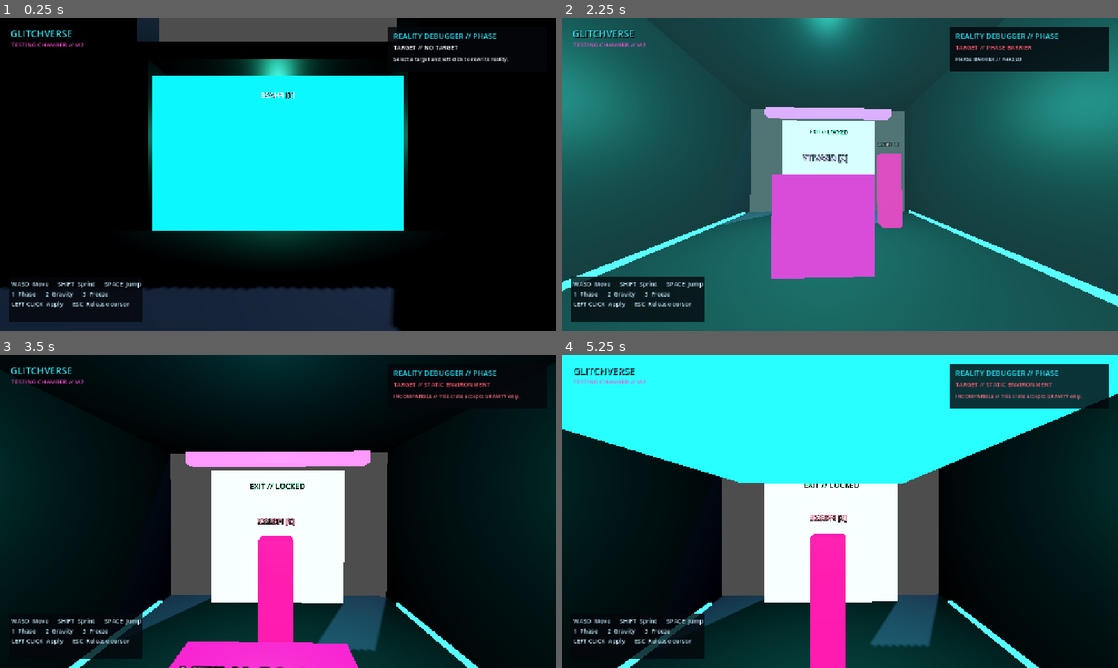
Above: before the commit, frames 1-4 (two rows, left to right).
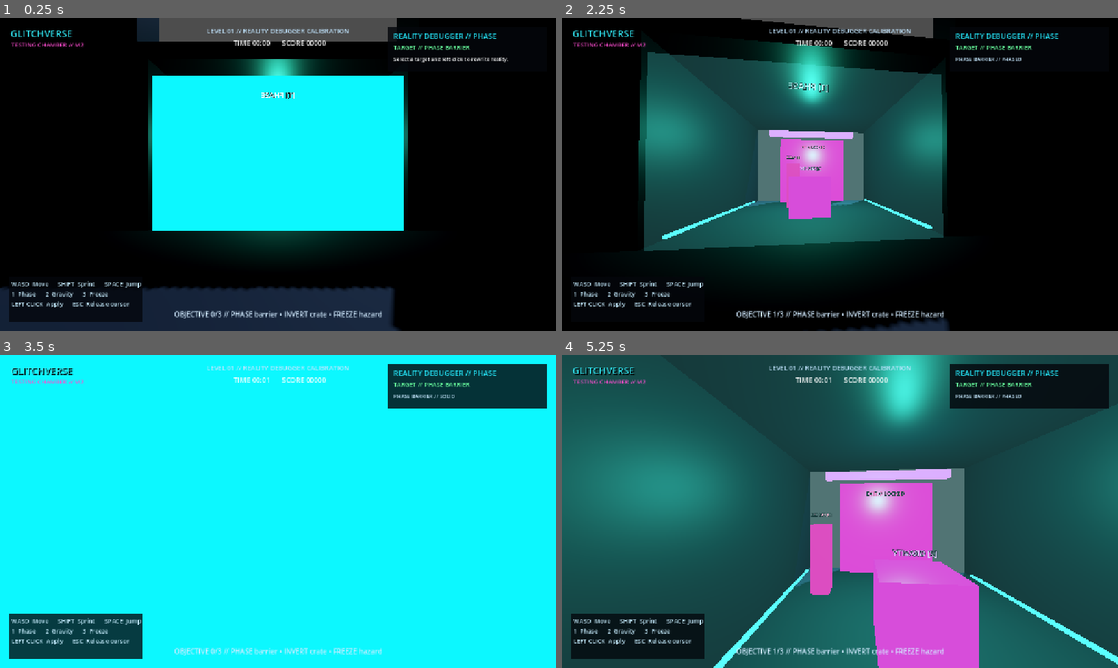
Above: after the commit, the same moments.

Repository: ZappyBoi2007/GlitchVerse
Game: Godot game, scene res://main.tscn
Same seed, same stepped clock (60 frames per second), same inputs: the game is played once before the commit and once after it.
Inputs (mouse positions are in pixels of both pictures, inside the frame that each line leads up to):
- Up to frame 1 (0.25 s): no input
- Up to frame 2 (2.25 s): tap Enter at 0.5 s; move the mouse to (867, 174) at 0.52 s; hold 3 (select_freeze) 0.53-1.28 s; hold W (move_forward) from 0.53 s (still down); click (867, 174) at 0.67 s; tap Space (jump) at 0.77, 1.52 s; move the mouse to (812, 174) at 1.27 s; tap 2 (select_gravity) at 1.35 s; click (812, 174) at 1.42 s; tap R (restart_level, bound only after the commit) at 2 s; move the mouse to (851, 168) at 2.02 s; hold 1 (select_phase) from 2.03 s (still down); click (851, 168) at 2.17 s
- Up to frame 3 (3.5 s): keep holding W (move_forward); move the mouse to (272, 517) at 2.77 s; release 1 (select_phase) at 2.78 s; tap Shift (sprint) at 2.85 s; click (272, 517) at 2.92 s; tap Space (jump) at 3.02 s
- Up to frame 4 (5.25 s): keep holding W (move_forward); move the mouse to (878, 514) at 3.52 s; hold 3 (select_freeze) 3.53-4.28 s; click (878, 514) at 3.67 s; tap Space (jump) at 3.77, 4.52 s; tap R (restart_level, bound only after the commit) at 4.15 s; move the mouse to (795, 508) at 4.27 s; tap 2 (select_gravity) at 4.35 s; click (795, 508) at 4.42 s; move the mouse to (845, 511) at 5.02 s; hold 1 (select_phase) from 5.03 s (still down); click (845, 511) at 5.17 s

The runs differ from the first frame. In frame 1, 1.1% of the frame differs, in the area x 31-85%, y 3-96%; in frame 2, 76%; in frame 3, 99%, in the area x 0-100%, y 0-100%; in frame 4, 96%.

Commit message:
Implement game flow and puzzle progression

Diff:
--- a/interactive/gravity_crate.gd
+++ b/interactive/gravity_crate.gd
@@ -2,6 +2,8 @@
 extends RigidBody3D
 
 ## A vertically constrained RigidBody3D whose gravity direction can be inverted.
+
+signal state_changed(gravity_inverted: bool)
 
 @export var interaction_name := "GRAVITY CRATE"
 @export_range(1.0, 8.0, 0.25) var upward_travel_limit := 3.1
@@ -34,6 +36,7 @@
 		return "This crate accepts GRAVITY only."
 	gravity_inverted = not gravity_inverted
 	_update_state()
+	state_changed.emit(gravity_inverted)
 	return "GRAVITY CRATE // %s" % ("UPWARD" if gravity_inverted else "DOWNWARD")
 
 
--- a/interactive/moving_hazard.gd
+++ b/interactive/moving_hazard.gd
@@ -2,6 +2,8 @@
 extends AnimatableBody3D
 
 ## A local oscillating hazard. FREEZE stops only this instance; collision remains active.
+
+signal state_changed(is_frozen: bool)
 
 @export var interaction_name := "MOVING HAZARD"
 @export var movement_axis := Vector3.RIGHT
@@ -44,6 +46,7 @@
 		return "This hazard accepts FREEZE only."
 	is_frozen = not is_frozen
 	_update_state()
+	state_changed.emit(is_frozen)
 	return "MOVING HAZARD // %s" % ("FROZEN" if is_frozen else "ACTIVE")
 
 
--- a/interactive/phaseable_barrier.gd
+++ b/interactive/phaseable_barrier.gd
@@ -2,6 +2,8 @@
 extends StaticBody3D
 
 ## A solid barrier that can be phased while retaining a ray-targetable Area3D.
+
+signal state_changed(is_phased: bool)
 
 @export var interaction_name := "PHASE BARRIER"
 @export var solid_material: Material
@@ -36,6 +38,7 @@
 		return String(status["message"])
 	is_phased = not is_phased
 	_update_state()
+	state_changed.emit(is_phased)
 	return "PHASE BARRIER // %s" % ("PHASED" if is_phased else "SOLID")
 
 
--- /dev/null
+++ b/interactive/puzzle_exit.gd
@@ -0,0 +1,40 @@
+class_name PuzzleExit
+extends StaticBody3D
+
+signal exit_reached
+
+@export var locked_material: Material
+@export var unlocked_material: Material
+
+@onready var mesh: MeshInstance3D = $MeshInstance3D
+@onready var collision: CollisionShape3D = $CollisionShape3D
+@onready var label: Label3D = $Label3D
+@onready var exit_trigger: Area3D = $ExitTrigger
+
+var is_unlocked := false
+var _completion_reported := false
+
+
+func _ready() -> void:
+	exit_trigger.body_entered.connect(_on_exit_trigger_body_entered)
+	_update_state()
+
+
+func unlock_exit() -> void:
+	if is_unlocked:
+		return
+	is_unlocked = true
+	_update_state()
+
+
+func _update_state() -> void:
+	collision.set_deferred("disabled", is_unlocked)
+	mesh.material_override = unlocked_material if is_unlocked else locked_material
+	label.text = "EXIT // OPEN" if is_unlocked else "EXIT // LOCKED"
+	label.outline_modulate = Color("55ff9a") if is_unlocked else Color("ff3d7f")
+
+
+func _on_exit_trigger_body_entered(body: Node3D) -> void:
+	if is_unlocked and not _completion_reported and body is CharacterBody3D:
+		_completion_reported = true
+		exit_reached.emit()
--- /dev/null
+++ b/interactive/puzzle_exit.tscn
@@ -0,0 +1,53 @@
+[gd_scene load_steps=6 format=3]
+
+[ext_resource type="Script" path="res://interactive/puzzle_exit.gd" id="1_script"]
+
+[sub_resource type="StandardMaterial3D" id="Material_locked"]
+albedo_color = Color(0.25, 0.025, 0.09, 1)
+metallic = 0.55
+roughness = 0.3
+emission_enabled = true
+emission = Color(1, 0.04, 0.28, 1)
+emission_energy_multiplier = 2.4
+
+[sub_resource type="StandardMaterial3D" id="Material_unlocked"]
+transparency = 1
+albedo_color = Color(0.08, 0.85, 0.42, 0.22)
+metallic = 0.25
+roughness = 0.18
+emission_enabled = true
+emission = Color(0.18, 1, 0.5, 1)
+emission_energy_multiplier = 2.8
+
+[sub_resource type="BoxMesh" id="Mesh_exit"]
+material = SubResource("Material_locked")
+size = Vector3(4.2, 4.2, 0.45)
+
+[sub_resource type="BoxShape3D" id="Shape_exit"]
+size = Vector3(4.2, 4.2, 0.45)
+
+[node name="PuzzleExit" type="StaticBody3D"]
+script = ExtResource("1_script")
+locked_material = SubResource("Material_locked")
+unlocked_material = SubResource("Material_unlocked")
+
+[node name="MeshInstance3D" type="MeshInstance3D" parent="."]
+mesh = SubResource("Mesh_exit")
+
+[node name="CollisionShape3D" type="CollisionShape3D" parent="."]
+shape = SubResource("Shape_exit")
+
+[node name="Label3D" type="Label3D" parent="."]
+position = Vector3(0, 1.6, -0.24)
+rotation_degrees = Vector3(0, 180, 0)
+text = "EXIT // LOCKED"
+font_size = 48
+outline_size = 8
+modulate = Color(0.04, 0.08, 0.07, 1)
+outline_modulate = Color(1, 0.24, 0.5, 1)
+
+[node name="ExitTrigger" type="Area3D" parent="."]
+position = Vector3(0, 0, 0.9)
+
+[node name="CollisionShape3D" type="CollisionShape3D" parent="ExitTrigger"]
+shape = SubResource("Shape_exit")
--- /dev/null
+++ b/levels/demo_puzzle_controller.gd
@@ -0,0 +1,38 @@
+class_name DemoPuzzleController
+extends Node
+
+## Demonstration condition: all three debugger states must be active together.
+
+signal puzzle_solved
+signal progress_changed(description: String, completed_steps: int, total_steps: int)
+
+@export var phase_barrier_path: NodePath
+@export var gravity_crate_path: NodePath
+@export var moving_hazard_path: NodePath
+
+@onready var phase_barrier: PhaseableBarrier = get_node(phase_barrier_path)
+@onready var gravity_crate: GravityCrate = get_node(gravity_crate_path)
+@onready var moving_hazard: FreezableHazard = get_node(moving_hazard_path)
+
+var is_solved := false
+
+
+func _ready() -> void:
+	phase_barrier.state_changed.connect(_evaluate_puzzle)
+	gravity_crate.state_changed.connect(_evaluate_puzzle)
+	moving_hazard.state_changed.connect(_evaluate_puzzle)
+	call_deferred("_evaluate_puzzle")
+
+
+func _evaluate_puzzle(_unused_state: bool = false) -> void:
+	if is_solved:
+		return
+	var completed_steps := 0
+	completed_steps += 1 if phase_barrier.is_phased else 0
+	completed_steps += 1 if gravity_crate.gravity_inverted else 0
+	completed_steps += 1 if moving_hazard.is_frozen else 0
+	var description := "PHASE barrier • INVERT crate • FREEZE hazard"
+	progress_changed.emit(description, completed_steps, 3)
+	if completed_steps == 3:
+		is_solved = true
+		puzzle_solved.emit()
--- a/levels/test_chamber.gd
+++ b/levels/test_chamber.gd
@@ -1,4 +1,4 @@
-extends Node3D
+extends GameplayLevel
 
 ## Builds the Milestone 1 chamber entirely from Godot primitives.
 ## Each solid receives both a BoxMesh and matching BoxShape3D collision.
@@ -17,6 +17,9 @@
 	_build_corridor()
 	_build_decorations()
 	_build_lighting()
+	$DemoPuzzleController.puzzle_solved.connect(_on_puzzle_solved)
+	$DemoPuzzleController.progress_changed.connect(report_objective)
+	$PuzzleExit.exit_reached.connect(_on_exit_reached)
 
 
 func _create_materials() -> void:
@@ -103,21 +106,9 @@
 	_add_box("CorridorLeft", Vector3(-4, 2.5, 21), Vector3(0.6, 5.5, 9), dark_metal)
 	_add_box("CorridorRight", Vector3(4, 2.5, 21), Vector3(0.6, 5.5, 9), dark_metal)
 	_add_box("CorridorCeiling", Vector3(0, 5.15, 21), Vector3(8.6, 0.5, 9), dark_metal)
-	_add_box("ExitDoor", Vector3(0, 2.1, 25.2), Vector3(4.2, 4.2, 0.45), exit_material)
 	_add_box("ExitHeader", Vector3(0, 4.55, 25.0), Vector3(5.6, 0.35, 0.5), magenta)
 	_add_glow_strip(Vector3(-3.65, 0.08, 21), Vector3(0.09, 0.09, 7.6), cyan)
 	_add_glow_strip(Vector3(3.65, 0.08, 21), Vector3(0.09, 0.09, 7.6), cyan)
-
-	var exit_label := Label3D.new()
-	exit_label.text = "EXIT // LOCKED"
-	exit_label.font_size = 48
-	exit_label.modulate = Color("07100b")
-	exit_label.outline_size = 8
-	exit_label.outline_modulate = Color("55ff9a")
-	exit_label.position = Vector3(0, 3.7, 24.94)
-	exit_label.rotation_degrees = Vector3(0, 180, 0)
-	add_child(exit_label)
-
 
 func _build_decorations() -> void:
 	for z_position in [-12.0, -4.0, 4.0, 12.0]:
@@ -150,3 +141,13 @@
 	light.omni_range = range_value
 	light.shadow_enabled = false
 	add_child(light)
+
+
+func _on_puzzle_solved() -> void:
+	mark_puzzle_completed()
+	$PuzzleExit.unlock_exit()
+	mark_exit_unlocked()
+
+
+func _on_exit_reached() -> void:
+	finish_level()
--- a/levels/test_chamber.tscn
+++ b/levels/test_chamber.tscn
@@ -1,12 +1,22 @@
-[gd_scene load_steps=5 format=3]
+[gd_scene load_steps=7 format=3]
 
 [ext_resource type="Script" path="res://levels/test_chamber.gd" id="1_room"]
 [ext_resource type="PackedScene" path="res://interactive/phaseable_barrier.tscn" id="2_phase"]
 [ext_resource type="PackedScene" path="res://interactive/gravity_crate.tscn" id="3_gravity"]
 [ext_resource type="PackedScene" path="res://interactive/moving_hazard.tscn" id="4_freeze"]
+[ext_resource type="PackedScene" path="res://interactive/puzzle_exit.tscn" id="5_exit"]
+[ext_resource type="Script" path="res://levels/demo_puzzle_controller.gd" id="6_puzzle"]
 
 [node name="TestChamber" type="Node3D"]
 script = ExtResource("1_room")
+level_id = "debug_chamber"
+level_display_name = "REALITY DEBUGGER CALIBRATION"
+par_time_seconds = 90.0
+base_score = 1000
+
+[node name="PlayerSpawn" type="Marker3D" parent="."]
+position = Vector3(0, 0.05, 11)
+rotation_degrees = Vector3(0, 180, 0)
 
 [node name="PhaseableBarrier" parent="." instance=ExtResource("2_phase")]
 position = Vector3(0, 2.2, 16.7)
@@ -16,3 +26,12 @@
 
 [node name="MovingHazard" parent="." instance=ExtResource("4_freeze")]
 position = Vector3(0, 1.2, 22.7)
+
+[node name="PuzzleExit" parent="." instance=ExtResource("5_exit")]
+position = Vector3(0, 2.1, 25.2)
+
+[node name="DemoPuzzleController" type="Node" parent="."]
+script = ExtResource("6_puzzle")
+phase_barrier_path = NodePath("../PhaseableBarrier")
+gravity_crate_path = NodePath("../GravityCrate")
+moving_hazard_path = NodePath("../MovingHazard")
--- a/main.tscn
+++ b/main.tscn
@@ -1,15 +1,16 @@
-[gd_scene load_steps=4 format=3]
+[gd_scene load_steps=5 format=3]
 
 [ext_resource type="PackedScene" path="res://levels/test_chamber.tscn" id="1_level"]
 [ext_resource type="PackedScene" path="res://player/player.tscn" id="2_player"]
 [ext_resource type="PackedScene" path="res://ui/hud.tscn" id="3_hud"]
+[ext_resource type="Script" path="res://systems/game_flow_manager.gd" id="4_flow"]
 
 [node name="Main" type="Node"]
+script = ExtResource("4_flow")
+level_scenes = Array[PackedScene]([ExtResource("1_level")])
 
-[node name="TestChamber" parent="." instance=ExtResource("1_level")]
+[node name="LevelContainer" type="Node" parent="."]
 
 [node name="Player" parent="." instance=ExtResource("2_player")]
-position = Vector3(0, 0.05, 11)
-rotation_degrees = Vector3(0, 180, 0)
 
 [node name="HUD" parent="." instance=ExtResource("3_hud")]
--- a/project.godot
+++ b/project.godot
@@ -74,6 +74,11 @@
 "events": [Object(InputEventKey,"resource_local_to_scene":false,"resource_name":"","device":-1,"window_id":0,"alt_press …(193 unchanged characters)…
 ]
 }
+restart_level={
+"deadzone": 0.5,
+"events": [Object(InputEventKey,"resource_local_to_scene":false,"resource_name":"","device":-1,"window_id":0,"alt_pressed":false,"shift_pressed":false,"ctrl_pressed":false,"meta_pressed":false,"pressed":false,"keycode":82,"physical_keycode":82,"key_label":82,"unicode":114,"location":0,"echo":false,"script":null)
+]
+}
 
 [physics]
 
--- /dev/null
+++ b/systems/game_flow_manager.gd
@@ -0,0 +1,218 @@
+class_name GameFlowManager
+extends Node
+
+## Persistent run controller. Register level PackedScenes in order on the Main node.
+
+signal flow_state_changed(state: StringName)
+signal level_loading(level_index: int, level_path: String)
+signal level_started(level_index: int, level_name: String)
+signal puzzle_completed(level_index: int, elapsed_seconds: float)
+signal exit_unlocked(level_index: int)
+signal objective_updated(description: String, completed_steps: int, total_steps: int)
+signal time_updated(elapsed_seconds: float)
+signal score_updated(total_score: int)
+signal level_completed(level_index: int, elapsed_seconds: float, awarded_score: int)
+signal game_failed(reason: String)
+signal game_victory(total_elapsed_seconds: float, total_score: int)
+signal replay_started
+
+const STATE_BOOT: StringName = &"boot"
+const STATE_PLAYING: StringName = &"playing"
+const STATE_LEVEL_COMPLETE: StringName = &"level_complete"
+const STATE_FAILED: StringName = &"failed"
+const STATE_VICTORY: StringName = &"victory"
+
+@export var level_scenes: Array[PackedScene] = []
+@export_range(0, 3, 1) var starting_level_index := 0
+@export var level_container_path := NodePath("LevelContainer")
+@export var player_path := NodePath("Player")
+@export var failure_height := -20.0
+@export_range(0.0, 5.0, 0.1) var level_transition_delay := 1.0
+
+@onready var level_container: Node = get_node(level_container_path)
+@onready var player: CharacterBody3D = get_node(player_path) as CharacterBody3D
+
+var current_level: GameplayLevel
+var current_level_index := -1
+var flow_state: StringName = STATE_BOOT
+var level_elapsed_seconds := 0.0
+var total_elapsed_seconds := 0.0
+var total_score := 0
+var _last_reported_tenth := -1
+
+
+func _ready() -> void:
+	add_to_group("game_flow")
+	call_deferred("start_game")
+
+
+func _process(delta: float) -> void:
+	if flow_state != STATE_PLAYING:
+		return
+	level_elapsed_seconds += delta
+	var current_tenth := int(level_elapsed_seconds * 10.0)
+	if current_tenth != _last_reported_tenth:
+		_last_reported_tenth = current_tenth
+		time_updated.emit(level_elapsed_seconds)
+	if is_instance_valid(player) and player.global_position.y < failure_height:
+		fail_current_level("PLAYER LOST OUTSIDE THE SIMULATION")
+
+
+func _unhandled_input(event: InputEvent) -> void:
+	if not event.is_action_pressed("restart_level"):
+		return
+	match flow_state:
+		STATE_PLAYING, STATE_FAILED:
+			restart_current_level()
+		STATE_VICTORY:
+			replay_game()
+	get_viewport().set_input_as_handled()
+
+
+func start_game() -> void:
+	total_elapsed_seconds = 0.0
+	total_score = 0
+	score_updated.emit(total_score)
+	load_level(starting_level_index)
+
+
+func load_level(level_index: int) -> void:
+	if level_index < 0 or level_index >= level_scenes.size():
+		_finish_game()
+		return
+	var packed_level := level_scenes[level_index]
+	if packed_level == null:
+		fail_current_level("LEVEL %d IS NOT REGISTERED" % (level_index + 1))
+		return
+
+	_set_flow_state(STATE_BOOT)
+	level_loading.emit(level_index, packed_level.resource_path)
+	_clear_current_level()
+	var level_instance := packed_level.instantiate()
+	if not level_instance is GameplayLevel:
+		level_instance.queue_free()
+		fail_current_level("REGISTERED SCENE MUST EXTEND GameplayLevel")
+		return
+
+	current_level = level_instance as GameplayLevel
+	current_level_index = level_index
+	level_container.add_child(current_level)
+	_connect_level_signals()
+	_reset_player_at_spawn()
+	level_elapsed_seconds = 0.0
+	_last_reported_tenth = -1
+	_set_player_active(true)
+	_set_flow_state(STATE_PLAYING)
+	level_started.emit(current_level_index, current_level.level_display_name)
+	time_updated.emit(0.0)
+
+
+func restart_current_level() -> void:
+	if current_level_index < 0:
+		return
+	load_level(current_level_index)
+
+
+func advance_to_next_level() -> void:
+	load_level(current_level_index + 1)
+
+
+func fail_current_level(reason: String) -> void:
+	if flow_state == STATE_FAILED or flow_state == STATE_VICTORY:
+		return
+	_set_player_active(false)
+	Input.mouse_mode = Input.MOUSE_MODE_VISIBLE
+	_set_flow_state(STATE_FAILED)
+	game_failed.emit(reason)
+
+
+func replay_game() -> void:
+	replay_started.emit()
+	start_game()
+
+
+func get_current_level_name() -> String:
+	return current_level.level_display_name if is_instance_valid(current_level) else "NO LEVEL"
+
+
+func _connect_level_signals() -> void:
+	current_level.puzzle_completed.connect(_on_puzzle_completed)
+	current_level.exit_unlocked.connect(_on_exit_unlocked)
+	current_level.level_completed.connect(_on_level_completed)
+	current_level.level_failed.connect(fail_current_level)
+	current_level.objective_updated.connect(_on_objective_updated)
+
+
+func _on_puzzle_completed() -> void:
+	puzzle_completed.emit(current_level_index, level_elapsed_seconds)
+
+
+func _on_exit_unlocked() -> void:
+	exit_unlocked.emit(current_level_index)
+
+
+func _on_objective_updated(description: String, completed_steps: int, total_steps: int) -> void:
+	objective_updated.emit(description, completed_steps, total_steps)
+
+
+func _on_level_completed() -> void:
+	if flow_state != STATE_PLAYING:
+		return
+	_set_player_active(false)
+	_set_flow_state(STATE_LEVEL_COMPLETE)
+	var awarded_score := _calculate_level_score()
+	total_score += awarded_score
+	total_elapsed_seconds += level_elapsed_seconds
+	score_updated.emit(total_score)
+	level_completed.emit(current_level_index, level_elapsed_seconds, awarded_score)
+	if level_transition_delay > 0.0:
+		await get_tree().create_timer(level_transition_delay).timeout
+	if flow_state == STATE_LEVEL_COMPLETE:
+		advance_to_next_level()
+
+
+func _calculate_level_score() -> int:
+	var time_difference := current_level.par_time_seconds - level_elapsed_seconds
+	var time_adjustment := int(time_difference * (10.0 if time_difference >= 0.0 else 5.0))
+	return maxi(100, current_level.base_score + time_adjustment)
+
+
+func _finish_game() -> void:
+	_set_player_active(false)
+	Input.mouse_mode = Input.MOUSE_MODE_VISIBLE
+	_set_flow_state(STATE_VICTORY)
+	game_victory.emit(total_elapsed_seconds, total_score)
+
+
+func _clear_current_level() -> void:
+	if not is_instance_valid(current_level):
+		return
+	level_container.remove_child(current_level)
+	current_level.queue_free()
+	current_level = null
+
+
+func _reset_player_at_spawn() -> void:
+	player.global_transform = current_level.get_player_spawn_transform()
+	player.velocity = Vector3.ZERO
+
+
+func _set_player_active(active: bool) -> void:
+	if not is_instance_valid(player):
+		return
+	player.set_physics_process(active)
+	player.set_process_input(active)
+	player.set_process_unhandled_input(active)
+	var debugger := player.find_child("RealityDebugger", true, false)
+	if debugger != null:
+		debugger.set_physics_process(active)
+		debugger.set_process_unhandled_input(active)
+	if active:
+		Input.mouse_mode = Input.MOUSE_MODE_CAPTURED
+
+
+func _set_flow_state(new_state: StringName) -> void:
+	if flow_state == new_state:
+		return
+	flow_state = new_state
+	flow_state_changed.emit(flow_state)
--- /dev/null
+++ b/systems/gameplay_level.gd
@@ -0,0 +1,65 @@
+class_name GameplayLevel
+extends Node3D
+
+## Contract shared by every GlitchVerse level.
+## Level-specific puzzle scripts call these methods; GameFlowManager listens to the signals.
+
+signal puzzle_completed
+signal exit_unlocked
+signal level_completed
+signal level_failed(reason: String)
+signal objective_updated(description: String, completed_steps: int, total_steps: int)
+
+@export var level_id := "level"
+@export var level_display_name := "UNNAMED SIMULATION"
+@export_range(10.0, 1800.0, 1.0) var par_time_seconds := 120.0
+@export_range(100, 10000, 50) var base_score := 1000
+@export var player_spawn_path := NodePath("PlayerSpawn")
+
+var _puzzle_is_complete := false
+var _exit_is_unlocked := false
+var _level_is_complete := false
+
+
+func get_player_spawn_transform() -> Transform3D:
+	var spawn := get_node_or_null(player_spawn_path) as Node3D
+	return spawn.global_transform if spawn != null else global_transform
+
+
+func is_puzzle_complete() -> bool:
+	return _puzzle_is_complete
+
+
+func is_exit_unlocked() -> bool:
+	return _exit_is_unlocked
+
+
+func mark_puzzle_completed() -> void:
+	if _puzzle_is_complete:
+		return
+	_puzzle_is_complete = true
+	puzzle_completed.emit()
+
+
+func mark_exit_unlocked() -> void:
+	if _exit_is_unlocked:
+		return
+	_exit_is_unlocked = true
+	exit_unlocked.emit()
+
+
+func finish_level() -> void:
+	if _level_is_complete or not _exit_is_unlocked:
+		return
+	_level_is_complete = true
+	level_completed.emit()
+
+
+func fail_level(reason: String) -> void:
+	if _level_is_complete:
+		return
+	level_failed.emit(reason)
+
+
+func report_objective(description: String, completed_steps: int, total_steps: int) -> void:
+	objective_updated.emit(description, completed_steps, total_steps)
--- /dev/null
+++ b/ui/game_flow_hud.gd
@@ -0,0 +1,79 @@
+extends Control
+
+## Temporary adapter for the prototype HUD. Final UI can subscribe to the same manager signals.
+
+@onready var level_label: Label = $Level
+@onready var timer_label: Label = $Timer
+@onready var score_label: Label = $Score
+@onready var objective_label: Label = $Objective
+@onready var result_panel: ColorRect = $ResultPanel
+@onready var result_title: Label = $ResultPanel/Title
+@onready var result_detail: Label = $ResultPanel/Detail
+
+var _flow: GameFlowManager
+
+
+func _ready() -> void:
+	mouse_filter = Control.MOUSE_FILTER_IGNORE
+	call_deferred("_connect_flow")
+
+
+func _connect_flow() -> void:
+	_flow = get_tree().get_first_node_in_group("game_flow") as GameFlowManager
+	if _flow == null:
+		objective_label.text = "GAME FLOW // OFFLINE"
+		return
+	_flow.level_started.connect(_on_level_started)
+	_flow.objective_updated.connect(_on_objective_updated)
+	_flow.time_updated.connect(_on_time_updated)
+	_flow.score_updated.connect(_on_score_updated)
+	_flow.puzzle_completed.connect(_on_puzzle_completed)
+	_flow.game_failed.connect(_on_game_failed)
+	_flow.game_victory.connect(_on_game_victory)
+	_flow.replay_started.connect(_on_replay_started)
+	level_label.text = _flow.get_current_level_name()
+	_on_time_updated(_flow.level_elapsed_seconds)
+	_on_score_updated(_flow.total_score)
+
+
+func _on_level_started(level_index: int, level_name: String) -> void:
+	level_label.text = "LEVEL %02d // %s" % [level_index + 1, level_name]
+	objective_label.text = "INITIALIZING OBJECTIVE..."
+	result_panel.visible = false
+
+
+func _on_objective_updated(description: String, completed_steps: int, total_steps: int) -> void:
+	objective_label.text = "OBJECTIVE %d/%d // %s" % [completed_steps, total_steps, description]
+
+
+func _on_time_updated(elapsed_seconds: float) -> void:
+	var total_seconds := int(elapsed_seconds)
+	timer_label.text = "TIME %02d:%02d" % [total_seconds / 60, total_seconds % 60]
+
+
+func _on_score_updated(score: int) -> void:
+	score_label.text = "SCORE %05d" % score
+
+
+func _on_puzzle_completed(_level_index: int, _elapsed_seconds: float) -> void:
+	objective_label.text = "PUZZLE SOLVED // EXIT UNLOCKED"
+	objective_label.modulate = Color("69ff9f")
+
+
+func _on_game_failed(reason: String) -> void:
+	result_panel.visible = true
+	result_title.text = "SIMULATION FAILED"
+	result_title.modulate = Color("ff596d")
+	result_detail.text = "%s\nPress R to restart the level" % reason
+
+
+func _on_game_victory(total_time: float, total_score: int) -> void:
+	result_panel.visible = true
+	result_title.text = "SIMULATION COMPLETE"
+	result_title.modulate = Color("69ff9f")
+	result_detail.text = "TIME %0.1fs   SCORE %d\nPress R to replay" % [total_time, total_score]
+
+
+func _on_replay_started() -> void:
+	result_panel.visible = false
+	objective_label.modulate = Color.WHITE
--- a/ui/hud.tscn
+++ b/ui/hud.tscn
@@ -1,6 +1,7 @@
-[gd_scene load_steps=2 format=3]
+[gd_scene load_steps=3 format=3]
 
 [ext_resource type="Script" path="res://ui/debugger_hud.gd" id="1_hud"]
+[ext_resource type="Script" path="res://ui/game_flow_hud.gd" id="2_flow_hud"]
 
 [node name="HUD" type="CanvasLayer"]
 layer = 10
@@ -125,3 +126,92 @@
 offset_bottom = 8.0
 color = Color(1, 0.28, 0.8, 0.95)
 mouse_filter = 2
+
+[node name="FlowHUD" type="Control" parent="."]
+layout_mode = 3
+anchors_preset = 15
+anchor_right = 1.0
+anchor_bottom = 1.0
+mouse_filter = 2
+script = ExtResource("2_flow_hud")
+
+[node name="Level" type="Label" parent="FlowHUD"]
+anchor_left = 0.5
+anchor_right = 0.5
+offset_left = -260.0
+offset_top = 18.0
+offset_right = 260.0
+offset_bottom = 44.0
+theme_override_colors/font_color = Color(0.76, 0.9, 1, 1)
+theme_override_font_sizes/font_size = 15
+text = "LEVEL 01 // INITIALIZING"
+horizontal_alignment = 1
+mouse_filter = 2
+
+[node name="Timer" type="Label" parent="FlowHUD"]
+anchor_left = 0.5
+anchor_right = 0.5
+offset_left = -120.0
+offset_top = 46.0
+offset_right = 0.0
+offset_bottom = 70.0
+text = "TIME 00:00"
+horizontal_alignment = 1
+mouse_filter = 2
+
+[node name="Score" type="Label" parent="FlowHUD"]
+anchor_left = 0.5
+anchor_right = 0.5
+offset_left = 0.0
+offset_top = 46.0
+offset_right = 120.0
+offset_bottom = 70.0
+text = "SCORE 00000"
+horizontal_alignment = 1
+mouse_filter = 2
+
+[node name="Objective" type="Label" parent="FlowHUD"]
+anchor_left = 0.5
+anchor_right = 0.5
+anchor_top = 1.0
+anchor_bottom = 1.0
+offset_left = -360.0
+offset_top = -50.0
+offset_right = 360.0
+offset_bottom = -22.0
+theme_override_colors/font_color = Color(0.82, 0.92, 1, 1)
+text = "OBJECTIVE // INITIALIZING"
+horizontal_alignment = 1
+mouse_filter = 2
+
+[node name="ResultPanel" type="ColorRect" parent="FlowHUD"]
+visible = false
+anchor_left = 0.5
+anchor_top = 0.5
+anchor_right = 0.5
+anchor_bottom = 0.5
+offset_left = -240.0
+offset_top = -90.0
+offset_right = 240.0
+offset_bottom = 90.0
+color = Color(0.012, 0.02, 0.04, 0.94)
+mouse_filter = 2
+
+[node name="Title" type="Label" parent="FlowHUD/ResultPanel"]
+offset_left = 20.0
+offset_top = 24.0
+offset_right = 460.0
+offset_bottom = 60.0
+theme_override_font_sizes/font_size = 24
+text = "SIMULATION COMPLETE"
+horizontal_alignment = 1
+mouse_filter = 2
+
+[node name="Detail" type="Label" parent="FlowHUD/ResultPanel"]
+offset_left = 20.0
+offset_top = 75.0
+offset_right = 460.0
+offset_bottom = 145.0
+text = "Press R to replay"
+horizontal_alignment = 1
+mouse_filter = 2
Not shown, added: interactive/puzzle_exit.gd.uid
Not shown, added: levels/demo_puzzle_controller.gd.uid
Not shown, added: systems/game_flow_manager.gd.uid
Not shown, added: systems/gameplay_level.gd.uid
Not shown, added: ui/game_flow_hud.gd.uid
Not shown, added: docs/HANDOFF.md
Not shown, added: systems/GAME_FLOW_INTEGRATION.md
